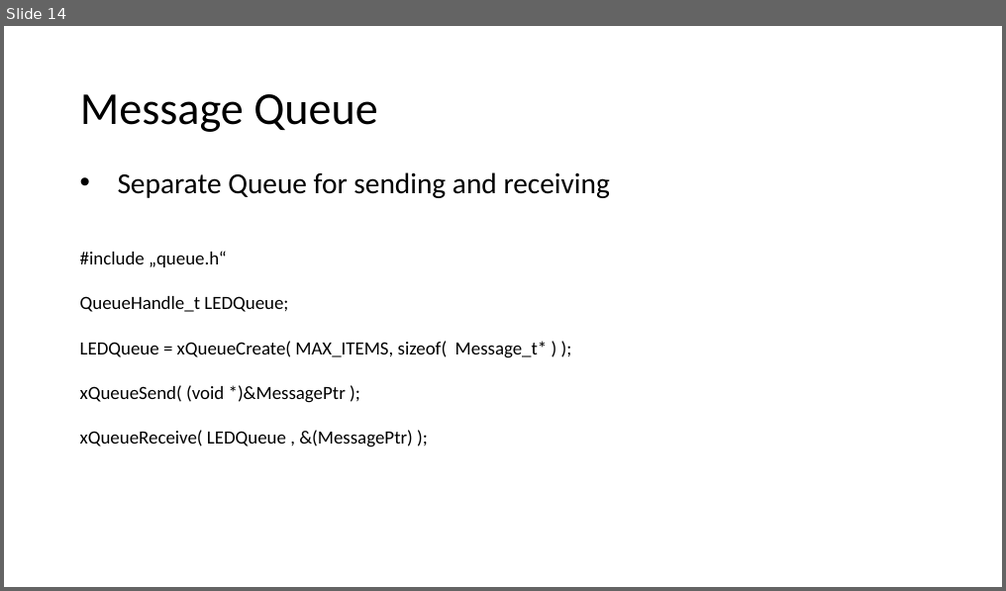
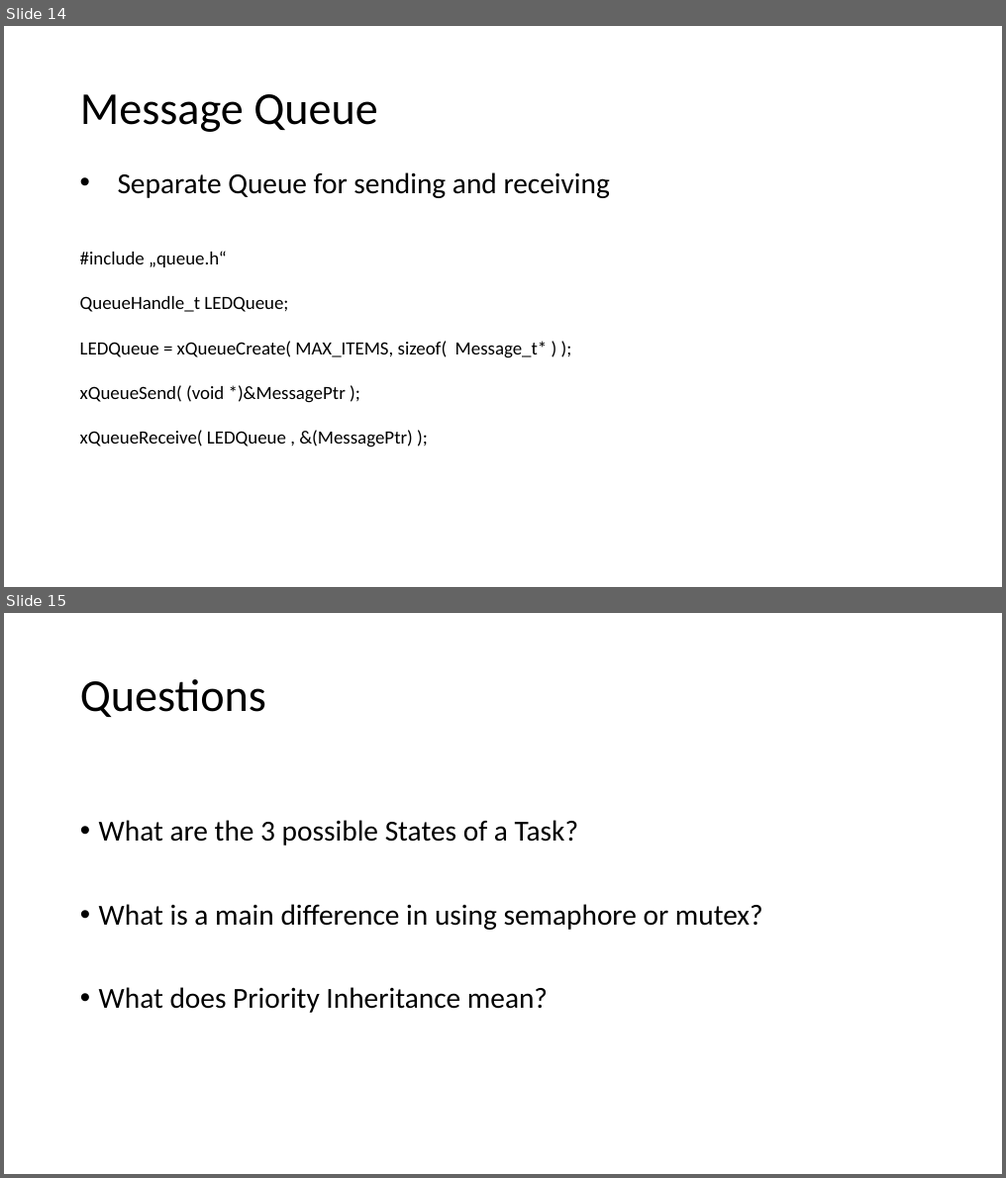
Before and after one commit to lschaer/INTRO_TEAM_BRUSCH, a slide deck: Recap/RecapPP.pptx. Shown one above the other, each under a label of ours: slide 14 before the commit, slides 14 and 15 after it. The pictures are 1006x591 and 1006x1178 pixels, drawn with LibreOffice and Linux fonts; fonts in the diff are those of the drawing. Boxes give left, top, right and bottom in pixels: in the first picture for what was removed or moved away, otherwise in the second. Text is boxed around its words. In the diff, an @@ line names an element or a change of style, - is before the commit and + after.

```diff
--- a/Recap/RecapPP.pptx
+++ b/Recap/RecapPP.pptx
@@ slide 15 added at bbox=[4, 613, 1002, 1174], background #FFFFFF @@
@@ title added at bbox=[80, 679, 266, 717], 44 pt, text #000000 @@
+Questions
@@ text added at bbox=[99, 820, 763, 1013], 28 pt, text #000000 @@
+• What are the 3 possible States of a Task?
+• What is a main difference in using semaphore or mutex?
+• What does Priority Inheritance mean?
```
Also in this commit, not shown: 1 slide changed.
